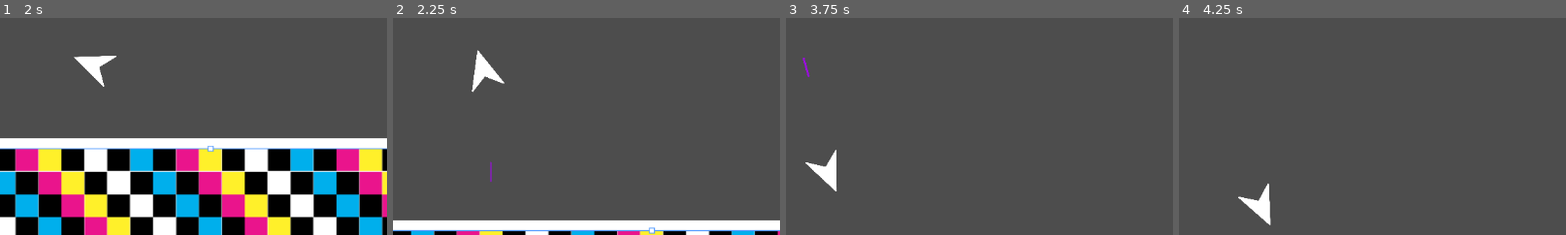
Above: before the commit, frames 1-4 (left to right).
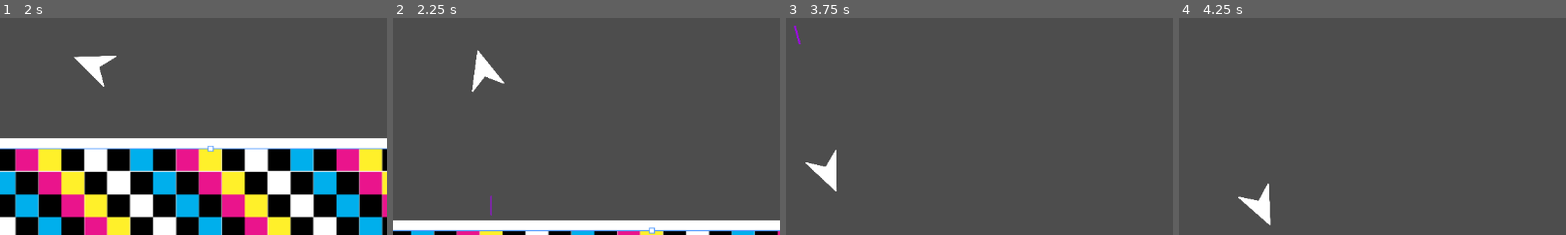
Above: after the commit, the same moments.

Repository: ParadoxArcher/Angle_Advantage
Game: Godot game, scene res://Scenes/GameScene.tscn
Same seed, same stepped clock (60 frames per second), same inputs: the game is played once before the commit and once after it. The engine's default icon, where the game draws it, is replaced by a stand-in: a white triangle on a blue panel in a dark square.
Inputs:
- Up to frame 1 (2 s): tap Enter at 0.5 s; hold D (RotateRight) 0.53-1.28 s; hold W (Boost) 0.53-1.28 s; hold S (Back) from 1.28 s (still down); tap Space (Dodge) at 1.35 s
- Up to frame 2 (2.25 s): release S (Back) at 2.03 s; hold D (RotateRight) from 2.03 s (still down); hold W (Boost) from 2.03 s (still down)
- Up to frame 3 (3.75 s): release W (Boost) at 2.78 s; tap Space (Dodge) at 2.85 s; release D (RotateRight) at 3.53 s; hold A (RotateLeft) from 3.53 s (still down); hold W (Boost) from 3.53 s (still down)
- Up to frame 4 (4.25 s): keep holding A (RotateLeft); keep holding W (Boost)
The pictures show only the part of the screen within x 30-80%, y 15-65%; the shares and areas given below are measured in that part.

Frame 1 is identical in both runs. In frame 2, less than 0.1% of the frame differs, in the area x 25-26%, y 66-92%; in frame 3, 0.1%, in the area x 2-7%, y 3-28%; in frame 4, nothing differs.

Commit message:
vault backup: 2025-01-18 08:06:43

Diff:
--- a/zProject Files/Godot/Scenes/Player.tscn
+++ b/zProject Files/Godot/Scenes/Player.tscn
@@ -8,7 +8,6 @@
 [ext_resource type="Texture2D" uid="uid://caa4c2i0dp1bm" path="res://Assets/Boost Particle.png" id="6_q13sk"]
 
 [sub_resource type="Gradient" id="Gradient_dosy6"]
-interpolation_color_space = 1
 offsets = PackedFloat32Array(0, 0.0466667, 0.226667, 0.3)
 colors = PackedColorArray(1, 1, 1, 0, 1, 1, 1, 1, 1, 1, 1, 1, 1, 1, 1, 0)
 
@@ -62,11 +61,13 @@
 direction = Vector2(-1, 0)
 spread = 15.0
 gravity = Vector2(0, 0)
-initial_velocity_min = 750.0
-initial_velocity_max = 1500.0
+initial_velocity_min = 1250.0
+initial_velocity_max = 2000.0
 radial_accel_min = 20.0
 radial_accel_max = 20.0
 scale_amount_min = 0.2
 scale_amount_max = 0.2
 color = Color(0.677487, 0, 1, 1)
 color_ramp = SubResource("Gradient_dosy6")
+hue_variation_min = -0.5
+hue_variation_max = 0.5
Not shown, changed: .obsidian/workspace.json
